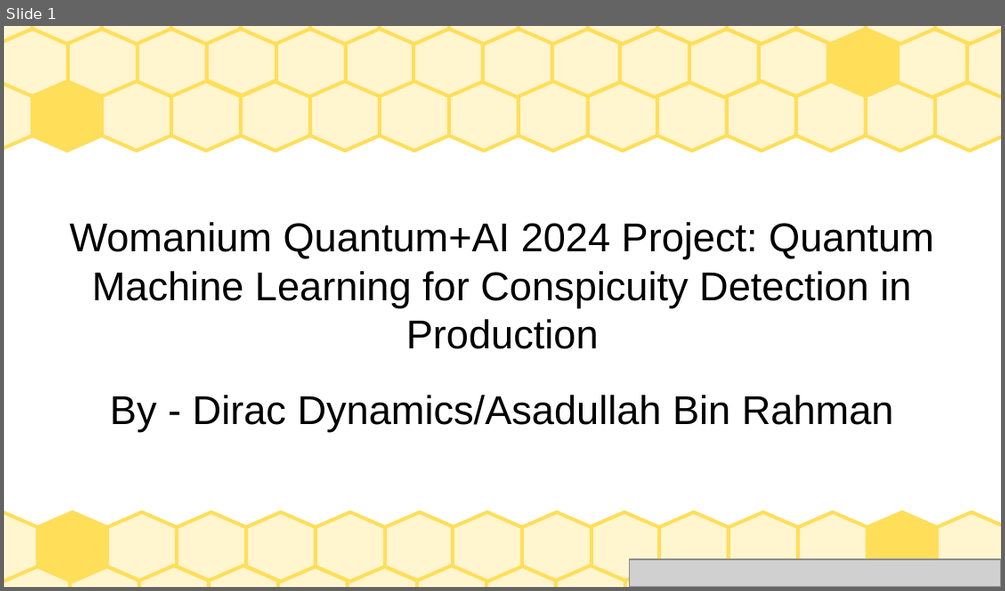
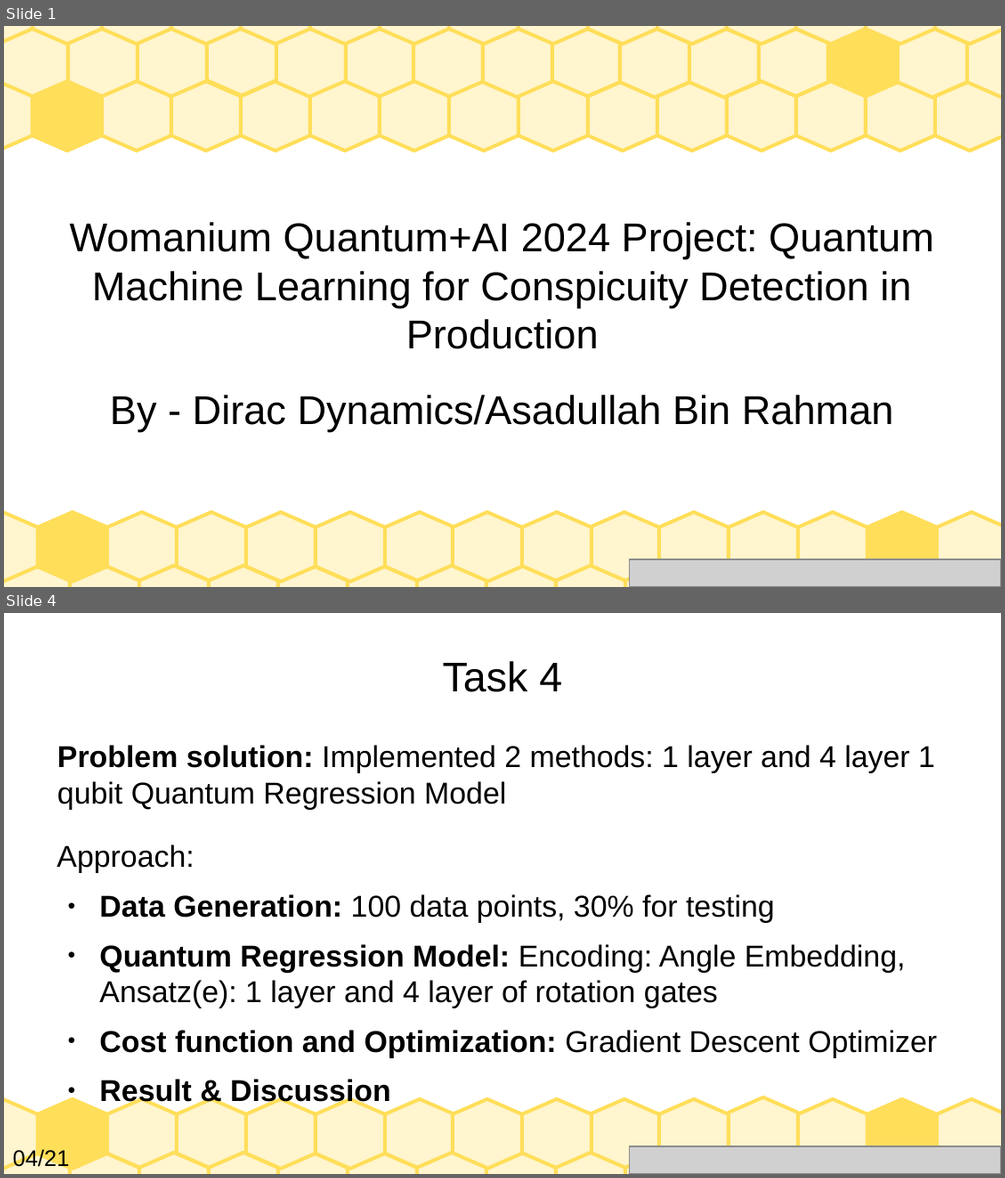
Before and after one commit to AsadullahGalib007/QML-for-Conspicuity-Detection-in-Production, a slide deck: project-presentation.odp. Shown one above the other, each under a label of ours: slide 1 before the commit, slides 1 and 4 after it; the slides between them are not shown. The pictures are 1005x591 and 1005x1178 pixels, drawn with LibreOffice and Linux fonts; fonts in the diff are those of the drawing; grey boxes stand for pictures. Boxes give left, top, right and bottom in pixels: in the first picture for what was removed or moved away, otherwise in the second. Text is boxed around its words. In the diff, an @@ line names an element or a change of style, - is before the commit and + after.

```diff
--- a/project-presentation.odp
+++ b/project-presentation.odp
@@ slide 4 added at [4, 613, 1001, 1174], background #FFFFFF; not listed: 29 template elements that a slide beside it also shows @@
@@ title added at [443, 661, 562, 692], 33 pt, text #000000 @@
+Task 4
@@ text added at [57, 745, 935, 810], 24 pt, text #000000 @@
+Problem solution: Implemented 2 methods: 1 layer and 4 layer 1 qubit Quantum Regression Model
@@ text added at [57, 844, 937, 1107], 24 pt, text #000000 @@
+Approach:
+● Data Generation: 100 data points, 30% for testing
+● Quantum Regression Model: Encoding: Angle Embedding, Ansatz(e): 1 layer and 4 layer of rotation gates
+● Cost function and Optimization: Gradient Descent Optimizer
+● Result & Discussion
@@ freeform shape added at [728, 1097, 798, 1167], fill #FFF5CE, outline #FFDE59 2.83 pt @@
@@ text added at [13, 1148, 70, 1171], 18 pt, text #000000 @@
+04/21
@@ picture added at [629, 1147, 1001, 1174] @@
```
Also in this commit, not shown: 2 slides changed, 17 other slides added, 7 slides removed.
